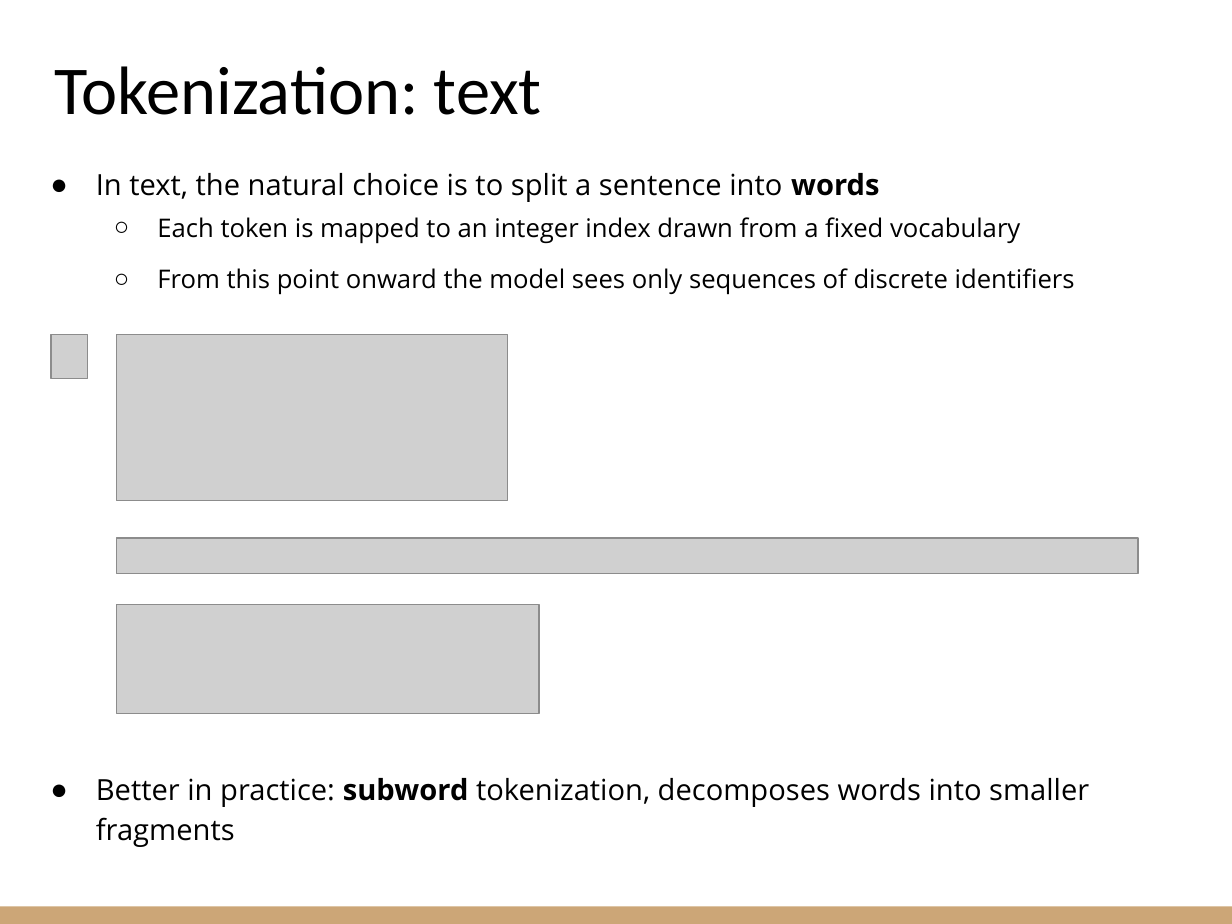
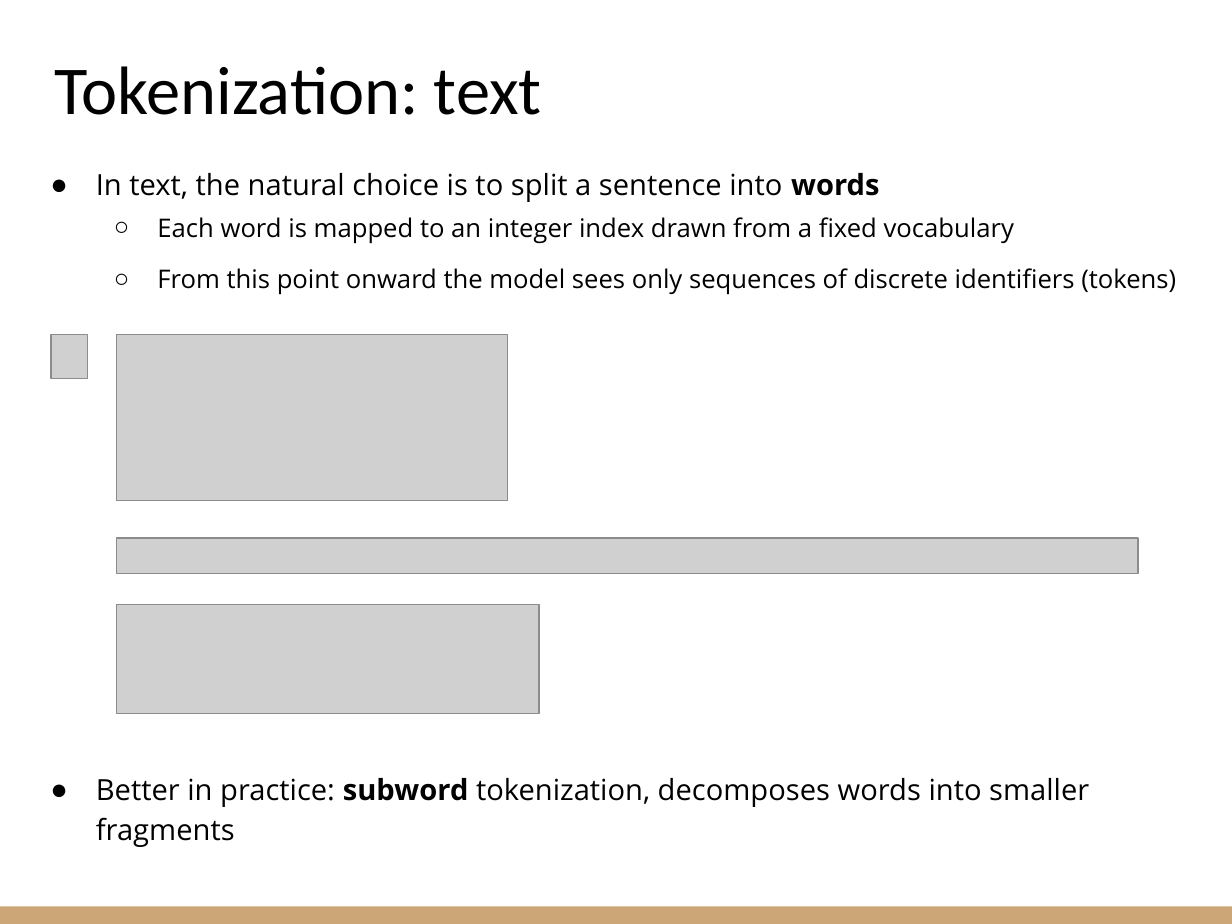
Before and after one commit to riccardoberta/machine-learning, a slide deck: slide 5 of 17 - Transformers/slides.pptx. Drawn at 1232x924 pixels with LibreOffice and Linux fonts; fonts in the diff are those of the drawing; grey boxes stand for pictures. Boxes give left, top, right and bottom in pixels: in the first picture for what was removed or moved away, otherwise in the second. Text is boxed around its words. In the diff, an @@ line names an element or a change of style, - is before the commit and + after.

```diff
--- a/17 - Transformers/slides.pptx
+++ b/17 - Transformers/slides.pptx
@@ text at [157, 217, 1176, 295]: text changed @@
-  ○ Each token is mapped to an integer index drawn from a fixed vocabulary
-  ○ From this point onward the model sees only sequences of discrete identifiers
+  ○ Each word is mapped to an integer index drawn from a fixed vocabulary
+  ○ From this point onward the model sees only sequences of discrete identifiers (tokens)
```
Also in this commit, not shown: 16 other slides changed, 13 slides added, 3 other files.
